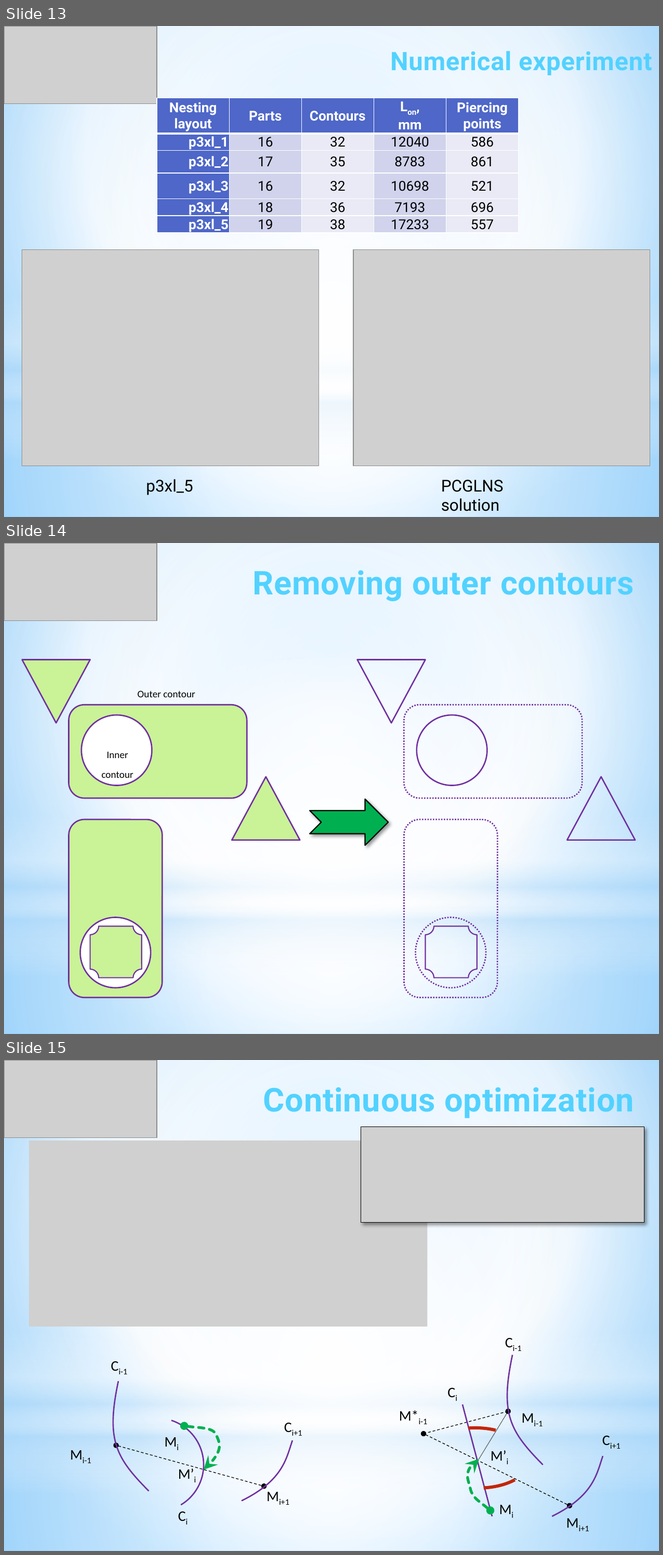
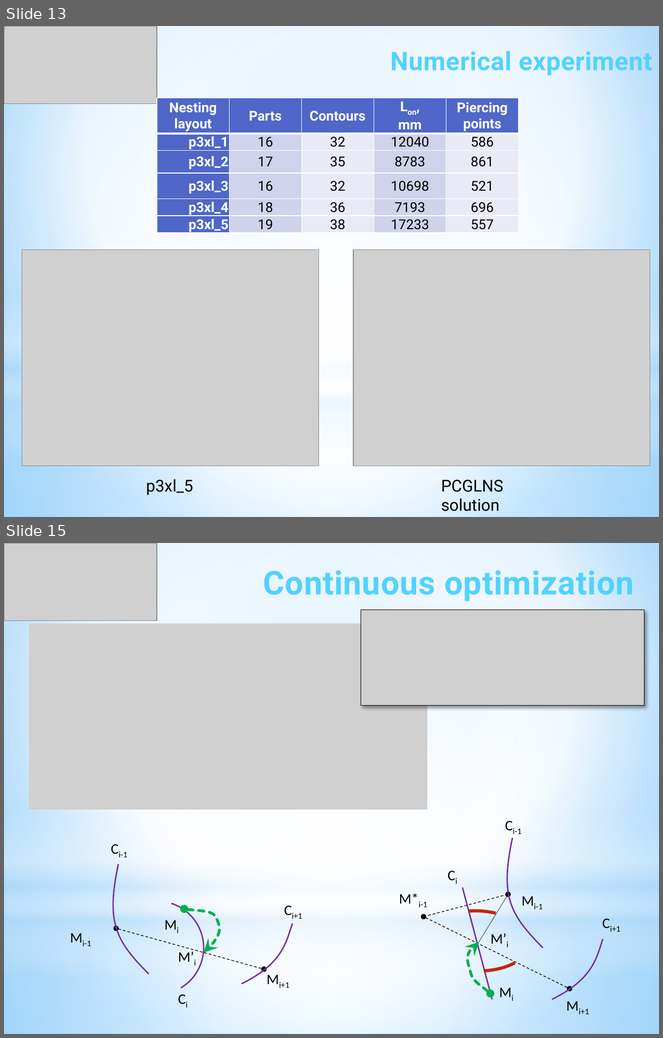
Before and after one commit to ukoloff/LaTeX, a slide deck: 2024/iGSCCP.pptx. Shown one above the other, each under a label of ours: slides 13, 14 and 15 before the commit, slides 13 and 15 after it; the slides between them are not shown. The pictures are 663x1555 and 663x1038 pixels, drawn with LibreOffice and Linux fonts; fonts in the diff are those of the drawing; grey boxes stand for pictures. Boxes give left, top, right and bottom in pixels: in the first picture for what was removed or moved away, otherwise in the second. Text is boxed around its words. In the diff, an @@ line names an element or a change of style, - is before the commit and + after.

```diff
--- a/2024/iGSCCP.pptx
+++ b/2024/iGSCCP.pptx
@@ slide 14 removed at (4,543,659,1034), background gradient #9ED5FF to #FFFFFF to #5BB9FF; not listed: 4 template elements that a slide beside it also shows @@
@@ picture removed at (4,543,157,621) @@
@@ text removed at (253,570,634,601) @@
-Removing outer contours
@@ notched right arrow removed at (310,799,389,846) @@
@@ group removed at (22,659,300,998): 2 texts, 2 rounded rectangles, 2 ellipses, 2 triangles, 1 plaque @@
-Outer contour
-Inner
-contour
@@ group removed at (357,659,636,998): 2 rounded rectangles, 2 ellipses, 2 triangles, 1 plaque @@
```
Also in this commit, not shown: 1 slide changed, 1 slide added.
